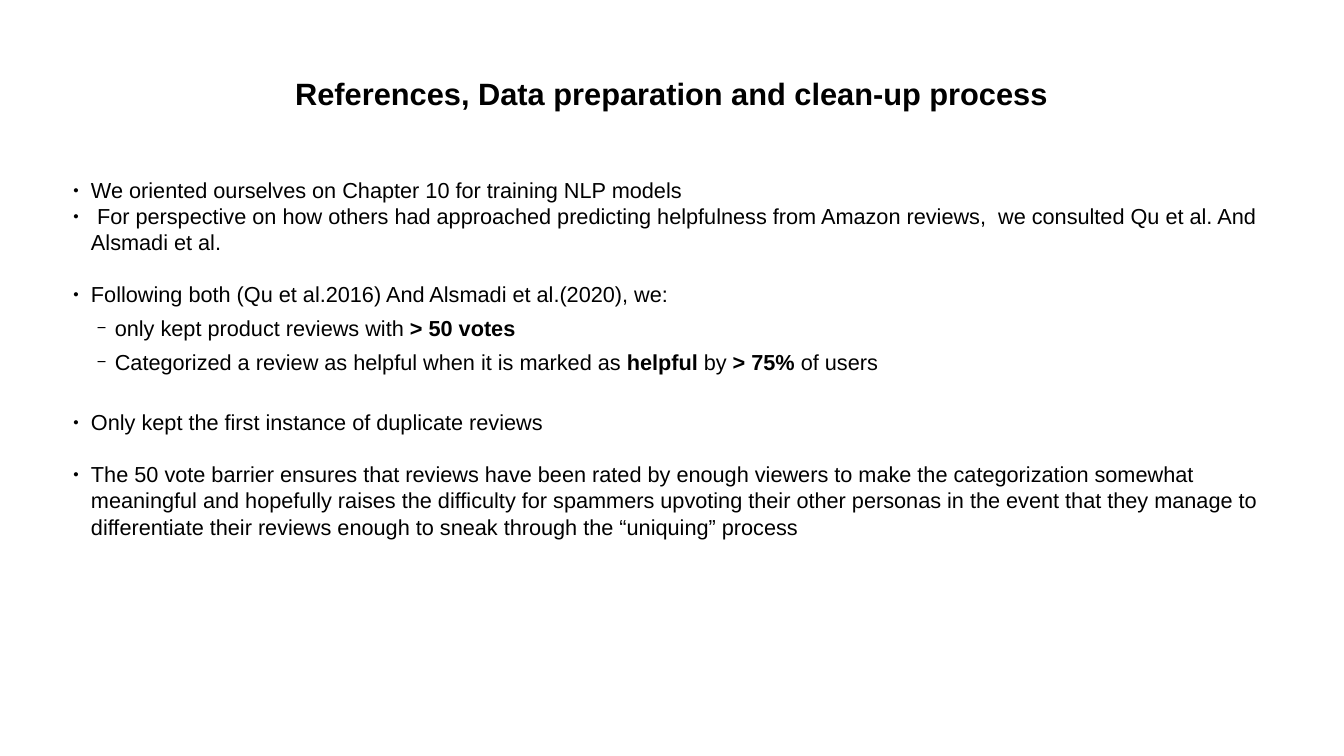
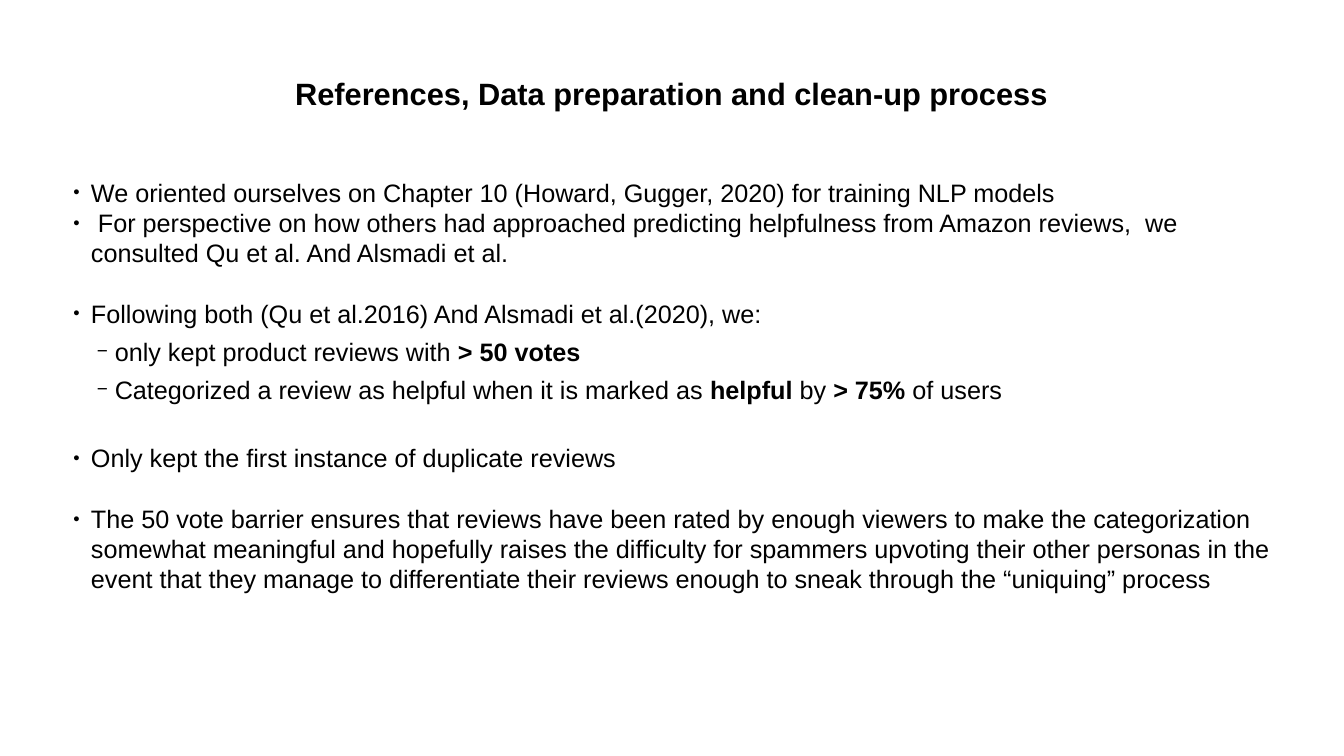
Before and after one commit to postprandial/fastai-amazonreview, a slide deck: slide 6 of Amazon_Review_Helpfulness_NLP-1-ONLINE.pptx. Drawn at 1344x756 pixels with LibreOffice and Linux fonts; fonts in the diff are those of the drawing. Boxes give left, top, right and bottom in pixels: in the first picture for what was removed or moved away, otherwise in the second. Text is boxed around its words. In the diff, an @@ line names an element or a change of style, - is before the commit and + after.

```diff
--- a/Amazon_Review_Helpfulness_NLP-1-ONLINE.pptx
+++ b/Amazon_Review_Helpfulness_NLP-1-ONLINE.pptx
@@ text at (91, 183, 1054, 207): text changed; size 31 to 36 pt @@
-● We oriented ourselves on Chapter 10 for training NLP models
+● We oriented ourselves on Chapter 10 (Howard, Gugger, 2020) for training NLP models
@@ text at (91, 213, 1269, 594): size 31 to 36 pt in "For perspective on how others had approached ...", "Following both (Qu et al.2016) And Alsmadi ...", "only kept product reviews with > 50 ...", "Categorized a review as helpful when it ..." and 2 more places @@
```
Also in this commit, not shown: 5 other slides changed, 1 slide added.
